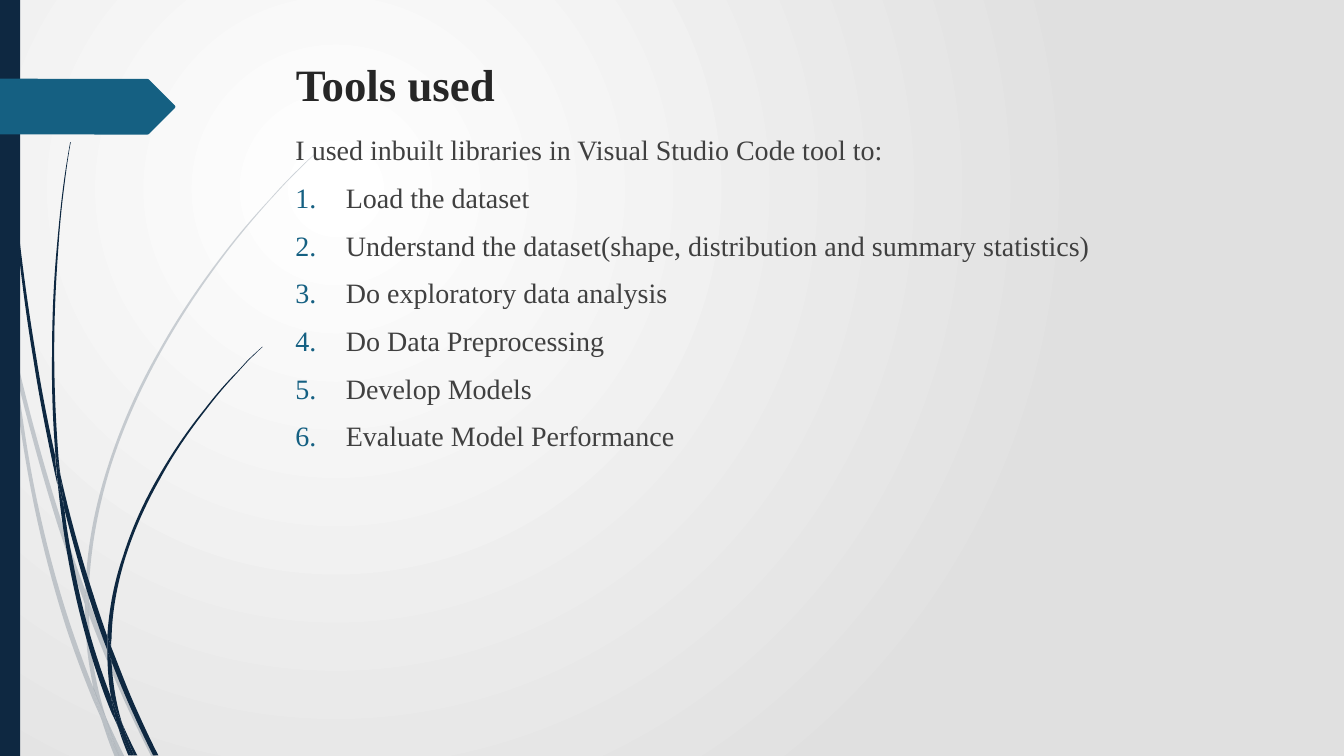
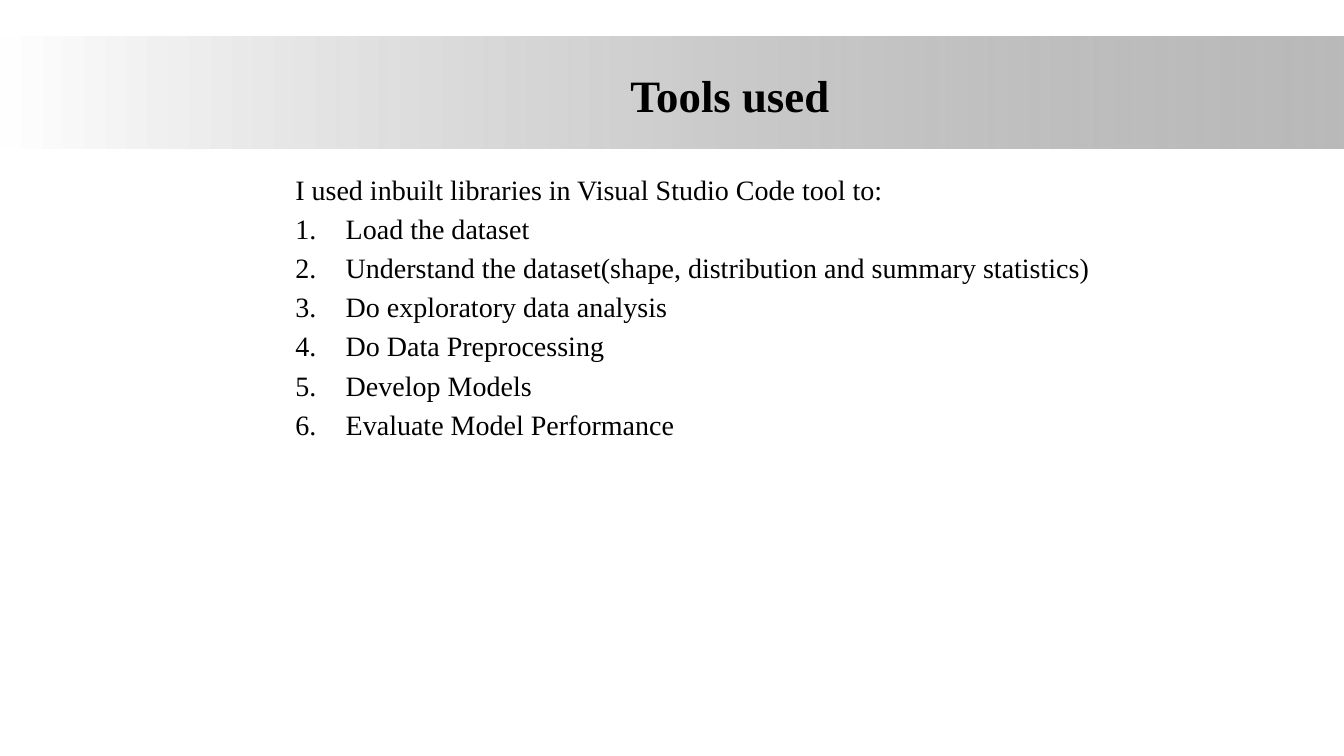
Before and after one commit to James-tech4/JAMES-PHASE-3-DSPT-8-PROJECT, a slide deck: slide 7 of Presentation.pptx (slide 6 before the commit). Drawn at 1344x756 pixels with LibreOffice and Linux fonts; fonts in the diff are those of the drawing; background and template pictures are left out. Boxes give left, top, right and bottom in pixels: in the first picture for what was removed or moved away, otherwise in the second. Text is boxed around its words. In the diff, an @@ line names an element or a change of style, - is before the commit and + after.

```diff
--- a/Presentation.pptx
+++ b/Presentation.pptx
@@ background gradient #FFFFFF to #E1E1E1 to #FFFFFF @@
@@ rectangle removed at (0,0,20,756) @@
@@ rectangle added at (0,36,1344,147), fill gradient #FFFFFF to #808080 @@
@@ freeform shape removed at (0,79,175,134) @@
@@ title "Tools used": place and size @@
-title "Tools used" at (296,70,495,102)
+title "Tools used" at (630,81,829,113)
@@ title "Tools used" at (630,81,829,113): text colour #262626 to #000000; alignment left to centre; vertical alignment top to middle @@
@@ text "I used inbuilt libraries in ..." at (295,180,1089,436): text colour #404040 to #000000; less space between paragraphs @@
@@ group removed at (0,154,315,756): 10 freeform shapes @@
@@ group removed at (3,0,262,756): 12 freeform shapes @@
```
Also in this commit, not shown: 21 other slides changed, 1 slide added, 1 other file.
